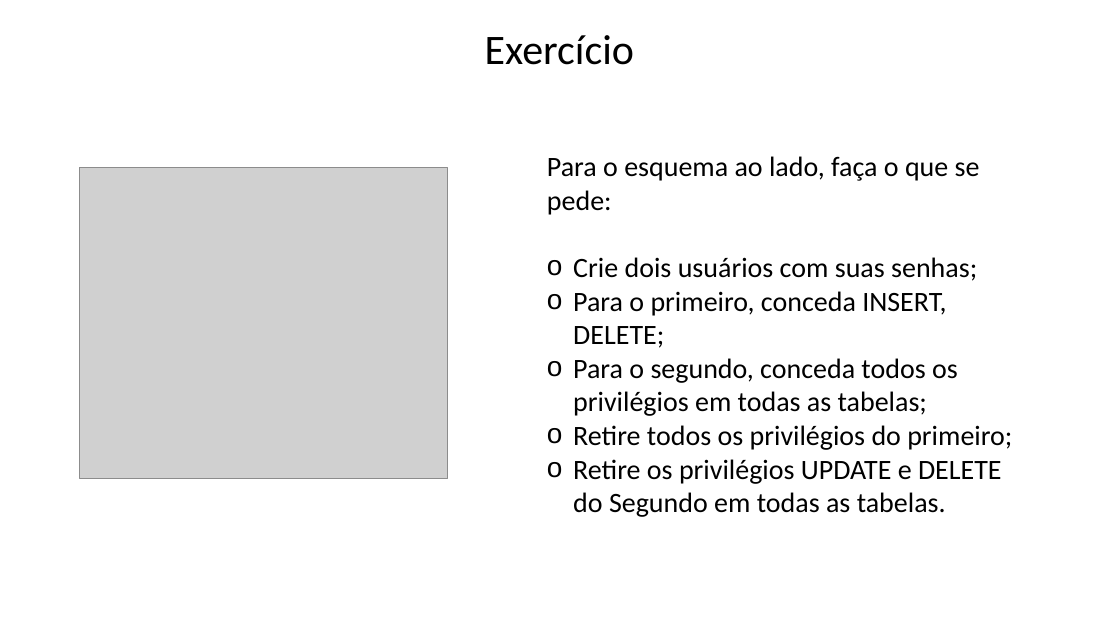
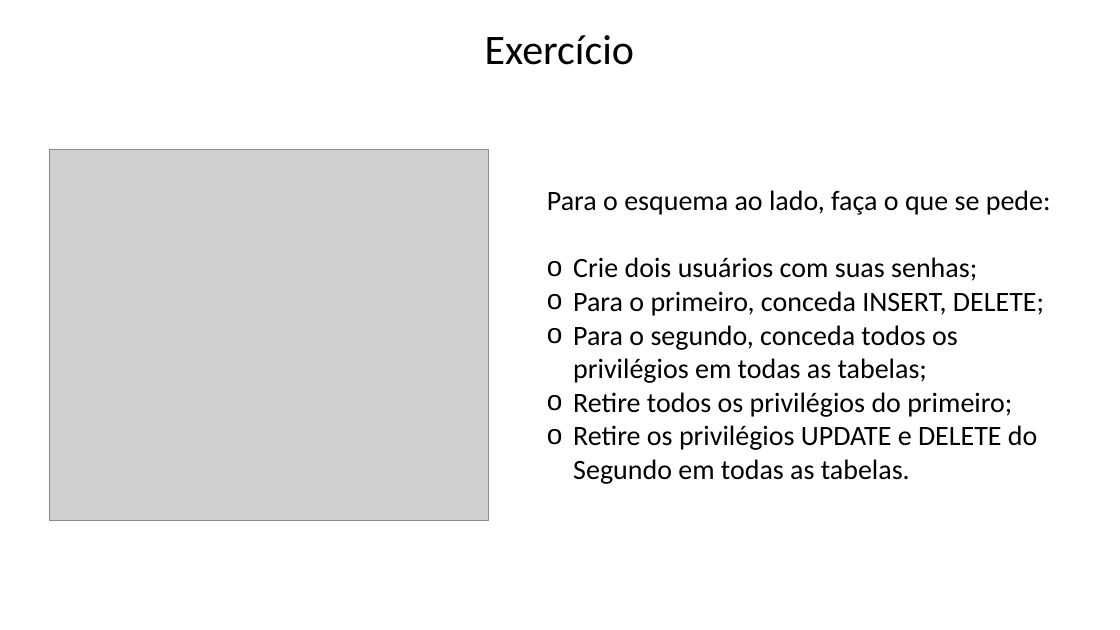
Before and after one commit to Felipe-Tagawa/C07-Monitoria, a slide deck: slide 8 of Aula 6/ComandosDCL.pptx. Drawn at 1120x630 pixels with LibreOffice and Linux fonts; fonts in the diff are those of the drawing; grey boxes stand for pictures; background and template pictures are left out. Boxes give left, top, right and bottom in pixels: in the first picture for what was removed or moved away, otherwise in the second. Text is boxed around its words. In the diff, an @@ line names an element or a change of style, - is before the commit and + after.

```diff
--- a/Aula 6/ComandosDCL.pptx
+++ b/Aula 6/ComandosDCL.pptx
@@ picture: place and size @@
-picture at <box>80,168,448,479</box>
+picture at <box>50,150,489,521</box>
@@ text "Para o esquema ao lado, ..." rewrapped from <box>547,156,1012,517</box> to <box>547,190,1051,484</box> @@
```
Also in this commit, not shown: 2 other slides changed, 1 other file.
